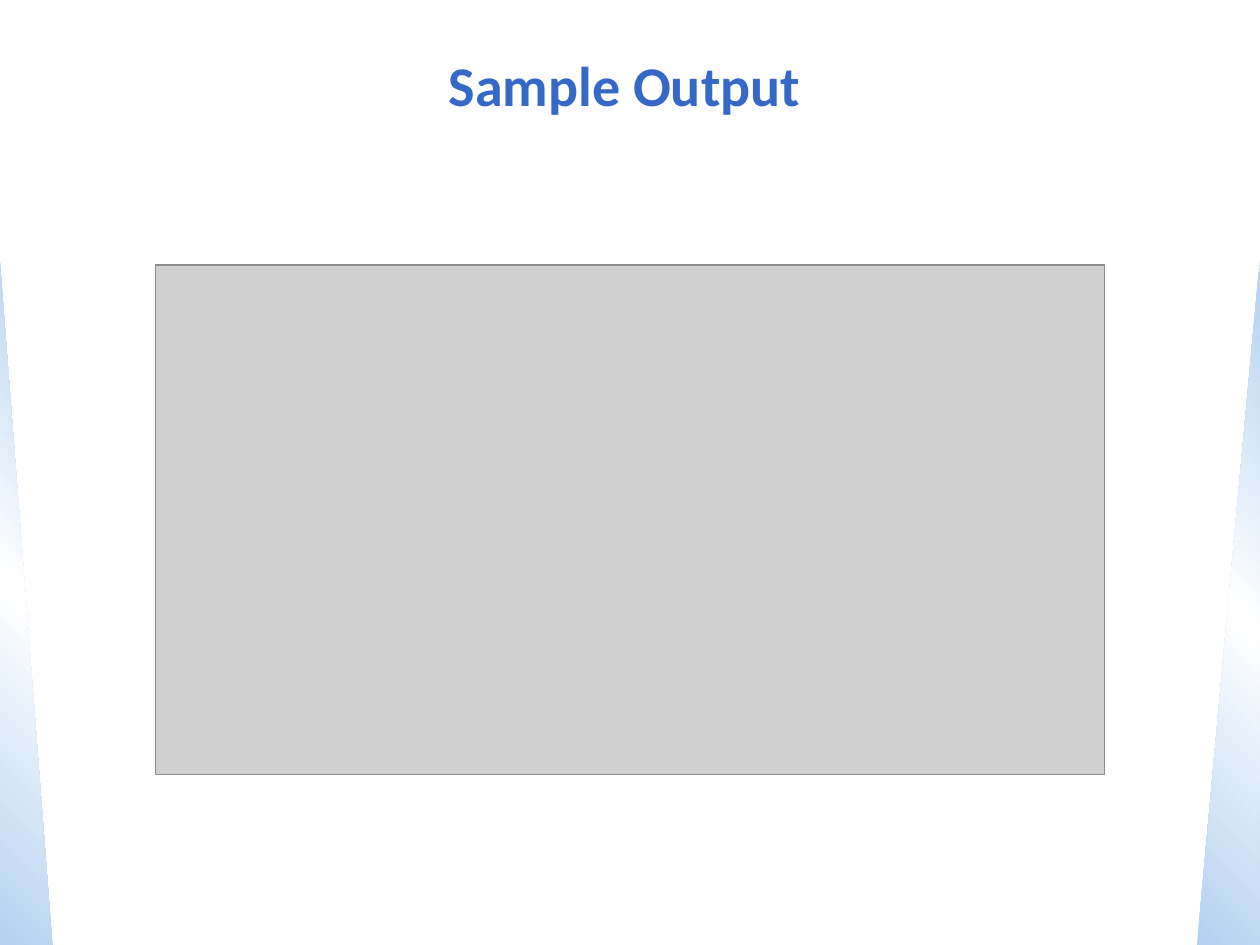
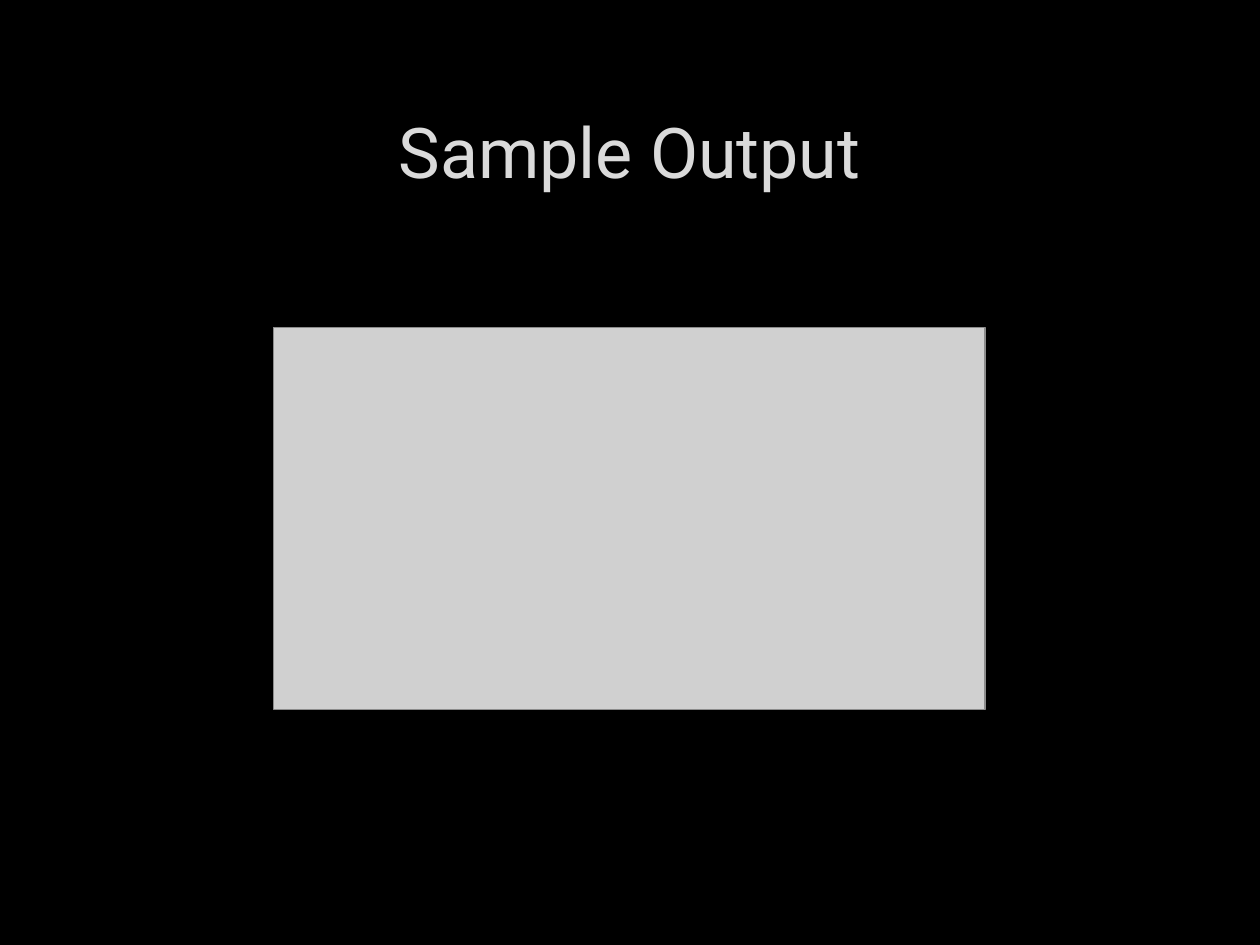
Before and after one commit to ZacharyVasey/CS3339, a slide deck: slide 18 of Lecture4.pptx. Drawn at 1260x945 pixels with LibreOffice and Linux fonts; fonts in the diff are those of the drawing; grey boxes stand for pictures; background and template pictures are left out. Boxes give left, top, right and bottom in pixels: in the first picture for what was removed or moved away, otherwise in the second. Text is boxed around its words. In the diff, an @@ line names an element or a change of style, - is before the commit and + after.

```diff
--- a/Lecture4.pptx
+++ b/Lecture4.pptx
@@ background #FFFFFF to picture (left out) @@
@@ title "Sample Output" moved from (x1=449, y1=66, x2=800, y2=115) to (x1=399, y1=125, x2=860, y2=193) @@
@@ title "Sample Output" at (x1=399, y1=125, x2=860, y2=193): size 32 to 40 pt, font Calibri to Roboto, text colour #3568C7 to #DADADA, letter outline none to #404040 0.75 pt, bold off @@
@@ right triangle removed at (x1=0, y1=262, x2=53, y2=945) @@
@@ right triangle removed at (x1=1197, y1=262, x2=1260, y2=945) @@
@@ picture resized from (x1=156, y1=265, x2=1105, y2=774) to (x1=273, y1=328, x2=985, y2=709) @@
```
Also in this commit, not shown: 26 other slides changed, 4 other files.
